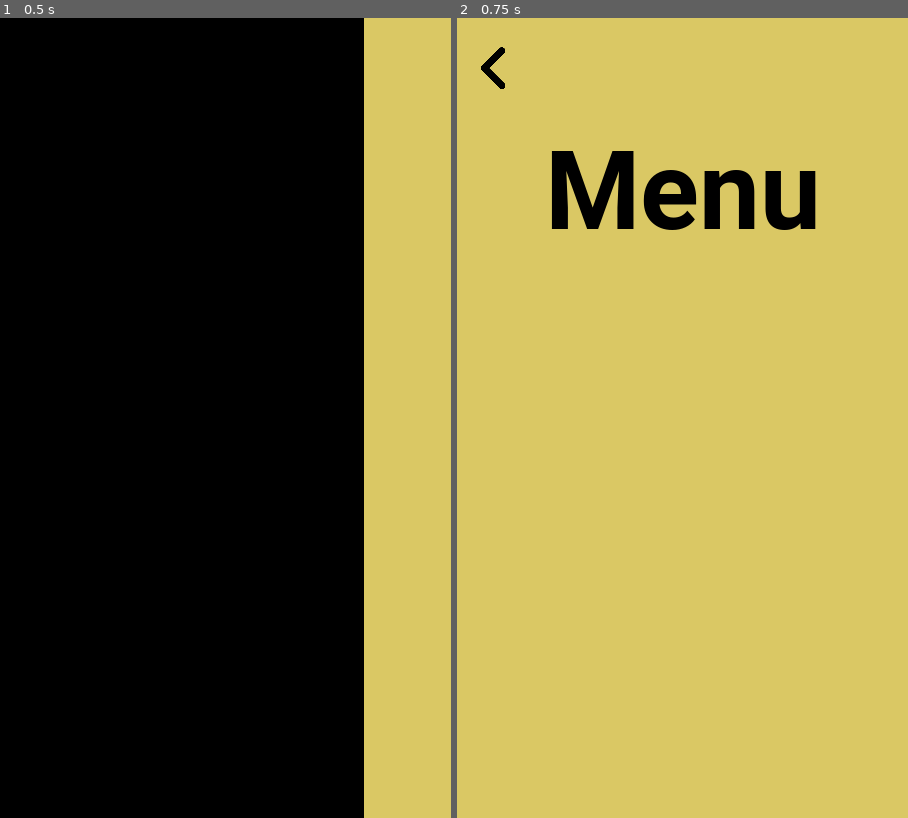
Above: before the commit, frames 1-2 (left to right).
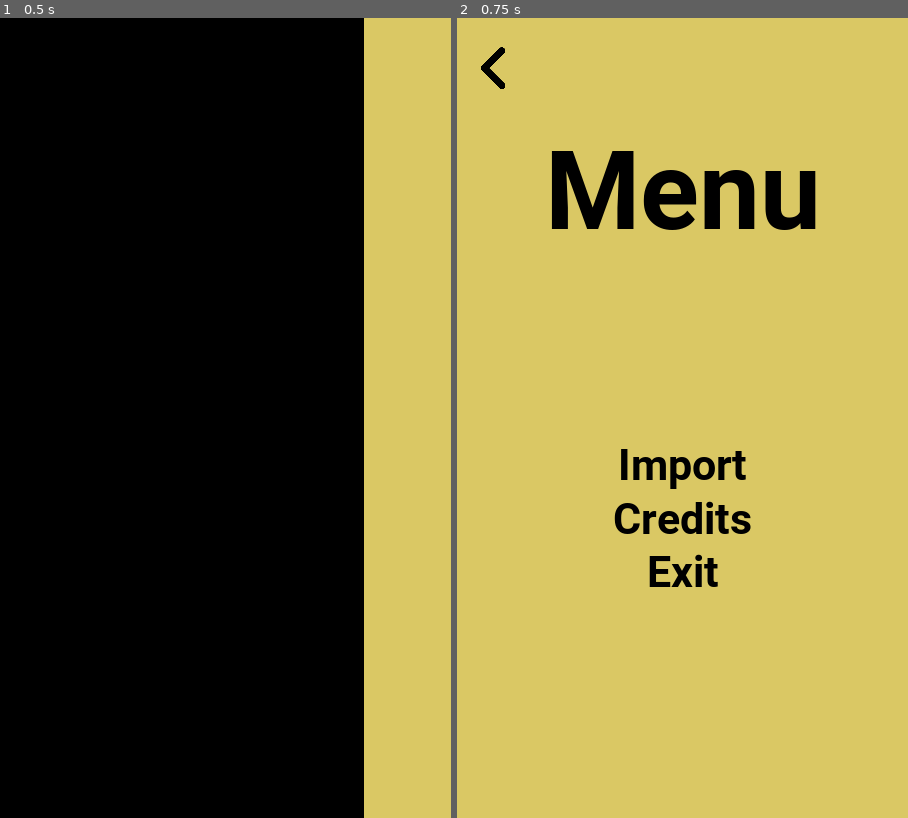
Above: after the commit, the same moments.

Repository: Sajeg/Truth2
Game: Godot game, scene res://Scenes/Menu.tscn
The game is run twice, just before and just after one commit, with the same random seed, the same clock (stepped at 60 frames per second) and the same inputs. This scene is started directly instead of the project's main scene.
Inputs:
- Up to frame 1 (0.5 s): no input
- Up to frame 2 (0.75 s): no input

Frame 1 is identical in both runs. In frame 2, 1.5% of the frame differs, in the area x 34-66%, y 53-72%.

Commit message:
Added menu entries

Diff:
--- a/Scenes/Menu.tscn
+++ b/Scenes/Menu.tscn
@@ -7,6 +7,10 @@
 
 [sub_resource type="DynamicFont" id=6]
 size = 150
+font_data = ExtResource( 2 )
+
+[sub_resource type="DynamicFont" id=12]
+size = 60
 font_data = ExtResource( 2 )
 
 [sub_resource type="Animation" id=7]
@@ -170,6 +174,103 @@
 align = 1
 valign = 1
 
+[node name="VBoxContainer" type="VBoxContainer" parent="."]
+anchor_left = 0.5
+anchor_top = 0.5
+anchor_right = 0.5
+anchor_bottom = 0.5
+margin_left = -270.0
+margin_top = -186.0
+margin_right = 271.0
+margin_bottom = 466.0
+alignment = 1
+
+[node name="Import" type="Label" parent="VBoxContainer"]
+margin_top = 215.0
+margin_right = 541.0
+margin_bottom = 286.0
+custom_colors/font_color = Color( 0, 0, 0, 1 )
+custom_fonts/font = SubResource( 12 )
+text = "Import"
+align = 1
+valign = 1
+
+[node name="ImportButton" type="TouchScreenButton" parent="VBoxContainer/Import"]
+scale = Vector2( 4.91667, 1.125 )
+normal = ExtResource( 4 )
+
+[node name="Credits" type="Label" parent="VBoxContainer"]
+margin_top = 290.0
+margin_right = 541.0
+margin_bottom = 361.0
+custom_colors/font_color = Color( 0, 0, 0, 1 )
+custom_fonts/font = SubResource( 12 )
+text = "Credits"
+align = 1
+valign = 1
+
+[node name="CreditsButton" type="TouchScreenButton" parent="VBoxContainer/Credits"]
+scale = Vector2( 4.91667, 1.125 )
+normal = ExtResource( 4 )
+
+[node name="Exit" type="Label" parent="VBoxContainer"]
+margin_top = 365.0
+margin_right = 541.0
+margin_bottom = 436.0
+custom_colors/font_color = Color( 0, 0, 0, 1 )
+custom_fonts/font = SubResource( 12 )
+text = "Exit"
+align = 1
+valign = 1
+
+[node name="ExitButton" type="TouchScreenButton" parent="VBoxContainer/Exit"]
+scale = Vector2( 4.91667, 1.125 )
+normal = ExtResource( 4 )
+
+[node name="Credits1" type="Label" parent="VBoxContainer"]
+visible = false
+margin_top = 290.0
+margin_right = 541.0
+margin_bottom = 361.0
+custom_colors/font_color = Color( 0, 0, 0, 1 )
+custom_fonts/font = SubResource( 12 )
+text = "Programmer:"
+align = 1
+valign = 1
+
+[node name="Credits2" type="Label" parent="VBoxContainer"]
+visible = false
+margin_top = 328.0
+margin_right = 541.0
+margin_bottom = 399.0
+custom_colors/font_color = Color( 0, 0, 0, 1 )
+custom_fonts/font = SubResource( 12 )
+text = "Johann Specht"
+align = 1
+valign = 1
+
+[node name="Credits3" type="Label" parent="VBoxContainer"]
+visible = false
+margin_top = 365.0
+margin_right = 541.0
+margin_bottom = 436.0
+custom_colors/font_color = Color( 0, 0, 0, 1 )
+custom_fonts/font = SubResource( 12 )
+text = "Icons:"
+align = 1
+valign = 1
+
+[node name="Credits4" type="Label" parent="VBoxContainer"]
+visible = false
+margin_top = 403.0
+margin_right = 541.0
+margin_bottom = 474.0
+custom_colors/font_color = Color( 0, 0, 0, 1 )
+custom_fonts/font = SubResource( 12 )
+text = "fontawesome.com"
+align = 1
+valign = 1
+
 [node name="Back" type="Control" parent="."]
 margin_right = 40.0
 margin_bottom = 40.0
@@ -206,4 +307,6 @@
 anims/fade_right_end = SubResource( 10 )
 anims/fade_right_start = SubResource( 11 )
 
+[connection signal="pressed" from="VBoxContainer/Credits/CreditsButton" to="." method="_on_CreditsButton_pressed"]
+[connection signal="pressed" from="VBoxContainer/Exit/ExitButton" to="." method="_on_ExitButton_pressed"]
 [connection signal="pressed" from="Back/TouchScreenButton" to="." method="_on_TouchScreenButton_pressed"]
--- a/Scripts/Menu.gd
+++ b/Scripts/Menu.gd
@@ -11,3 +11,25 @@
 		pass
 	else:
 		print("Error changing Scene")
+
+func _on_ExitButton_pressed():
+	get_tree().quit()
+
+
+func _on_CreditsButton_pressed():
+	$transition/AnimationPlayer.play("fade_right_start")
+	yield(get_tree().create_timer(0.6),"timeout")
+
+	$Name.text = "Credits"
+
+	$VBoxContainer/Import.visible = false
+	$VBoxContainer/Credits.visible = false
+	$VBoxContainer/Exit.visible = false
+
+	$VBoxContainer/Credits1.visible = true
+	$VBoxContainer/Credits2.visible = true
+	$VBoxContainer/Credits3.visible = true
+	$VBoxContainer/Credits4.visible = true
+
+
+	$transition/AnimationPlayer.play("fade_left_end")
Not shown: 1 places in Scenes/Menu.tscn that only renumber resources
